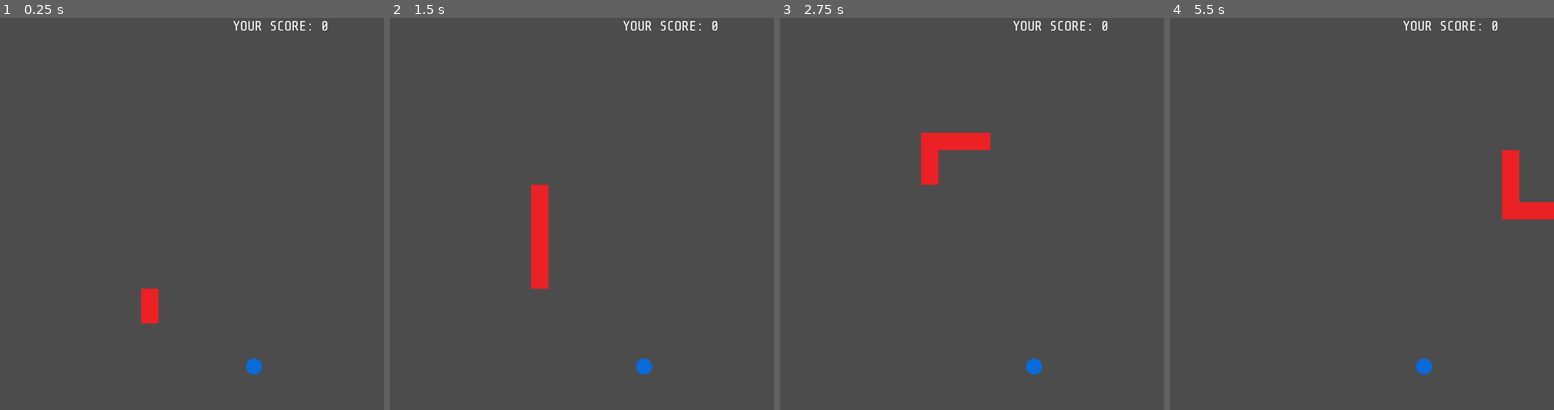
Above: before the commit, frames 1-4 (left to right).
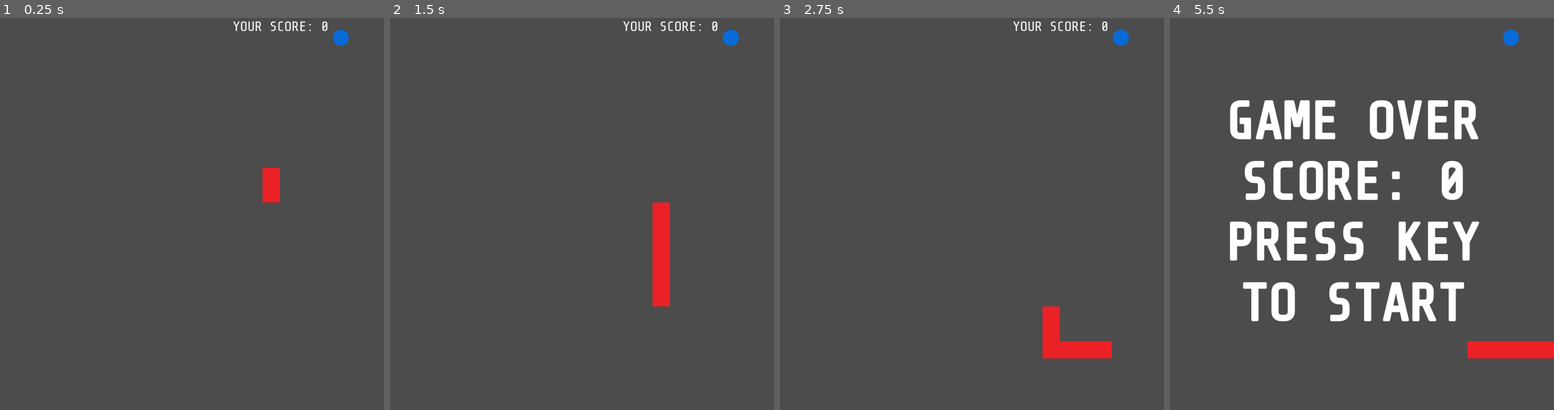
Above: after the commit, the same moments.

Repository: OperatingOpenShift/s3e
Game: Godot game, scene res://Game.tscn
Two runs of this game, one before a commit and one after it. Both use one fixed random seed, a clock stepped at 60 frames per second and the inputs below.
Inputs (mouse positions are in pixels of both pictures, inside the frame that each line leads up to; where the layout moved, square brackets give the same spot in the first picture):
- Up to frame 1 (0.25 s): no input
- Up to frame 2 (1.5 s): click (574, 323) [570, 315] at 0.5 s; click (570, 104) [562, 61] at 1.25 s
- Up to frame 3 (2.75 s): click (1079, 210) [1087, 182] at 2 s
- Up to frame 4 (5.5 s): click (1239, 214) [1227, 190] at 2.75 s; tap Enter at 3.5 s; hold Right 3.53-4.28 s; hold Down 4.28-5.03 s; hold Right from 5.03 s (still down)

The runs differ from the first frame. In frame 1, 1.2% of the frame differs, in the area x 36-91%, y 0-91%; in frame 2, 2.8%; in frame 3, 2.9%; in frame 4, 14%, in the area x 15-100%, y 0-91%.

Commit message:
change button size; fix target placement

Diff:
--- a/game/Game.gd
+++ b/game/Game.gd
@@ -38,7 +38,7 @@
 	print("New target at ",targetPos)
 
 func getRandomPos():
-	return Vector2(rand.randi_range(0,gridSize.x),rand.randi_range(0,gridSize.y))
+	return Vector2(rand.randi_range(0,gridSize.x-1),rand.randi_range(0,gridSize.y-1))
 
 func resetGame():
 	speed = 5
--- a/game/Game.tscn
+++ b/game/Game.tscn
@@ -61,6 +61,7 @@
 corner_radius_top_right = 20
 
 [node name="Game" type="Node2D"]
+position = Vector2( 0, 1 )
 script = ExtResource( 3 )
 
 [node name="Grid" type="TileMap" parent="."]
@@ -106,10 +107,10 @@
 one_shot = true
 
 [node name="DownButton" type="Button" parent="."]
-margin_left = 249.0
-margin_top = 483.0
-margin_right = 261.0
-margin_bottom = 503.0
+margin_left = 257.0
+margin_top = 501.0
+margin_right = 269.0
+margin_bottom = 521.0
 rect_scale = Vector2( 33.3904, 22.1764 )
 custom_styles/hover = SubResource( 7 )
 custom_styles/pressed = SubResource( 8 )
@@ -120,10 +121,10 @@
 }
 
 [node name="UpButton" type="Button" parent="."]
-margin_left = 637.0
-margin_top = 339.0
-margin_right = 649.0
-margin_bottom = 359.0
+margin_left = 647.0
+margin_top = 439.0
+margin_right = 659.0
+margin_bottom = 459.0
 rect_rotation = -180.0
 rect_scale = Vector2( 33.3904, 22.1764 )
 custom_styles/hover = SubResource( 7 )
@@ -135,10 +136,10 @@
 }
 
 [node name="RightButton" type="Button" parent="."]
-margin_left = 523.0
-margin_top = 599.0
-margin_right = 535.0
-margin_bottom = 619.0
+margin_left = 503.0
+margin_top = 655.0
+margin_right = 515.0
+margin_bottom = 675.0
 rect_rotation = -90.0
 rect_scale = Vector2( 33.3904, 22.1764 )
 custom_styles/hover = SubResource( 7 )
@@ -150,10 +151,10 @@
 }
 
 [node name="LeftButton" type="Button" parent="."]
-margin_left = 388.0
-margin_top = 213.0
-margin_right = 400.0
-margin_bottom = 233.0
+margin_left = 413.0
+margin_top = 267.0
+margin_right = 425.0
+margin_bottom = 287.0
 rect_rotation = -270.0
 rect_scale = Vector2( 33.3904, 22.1764 )
 custom_styles/hover = SubResource( 7 )
Not shown, changed: game/export/index.pck
